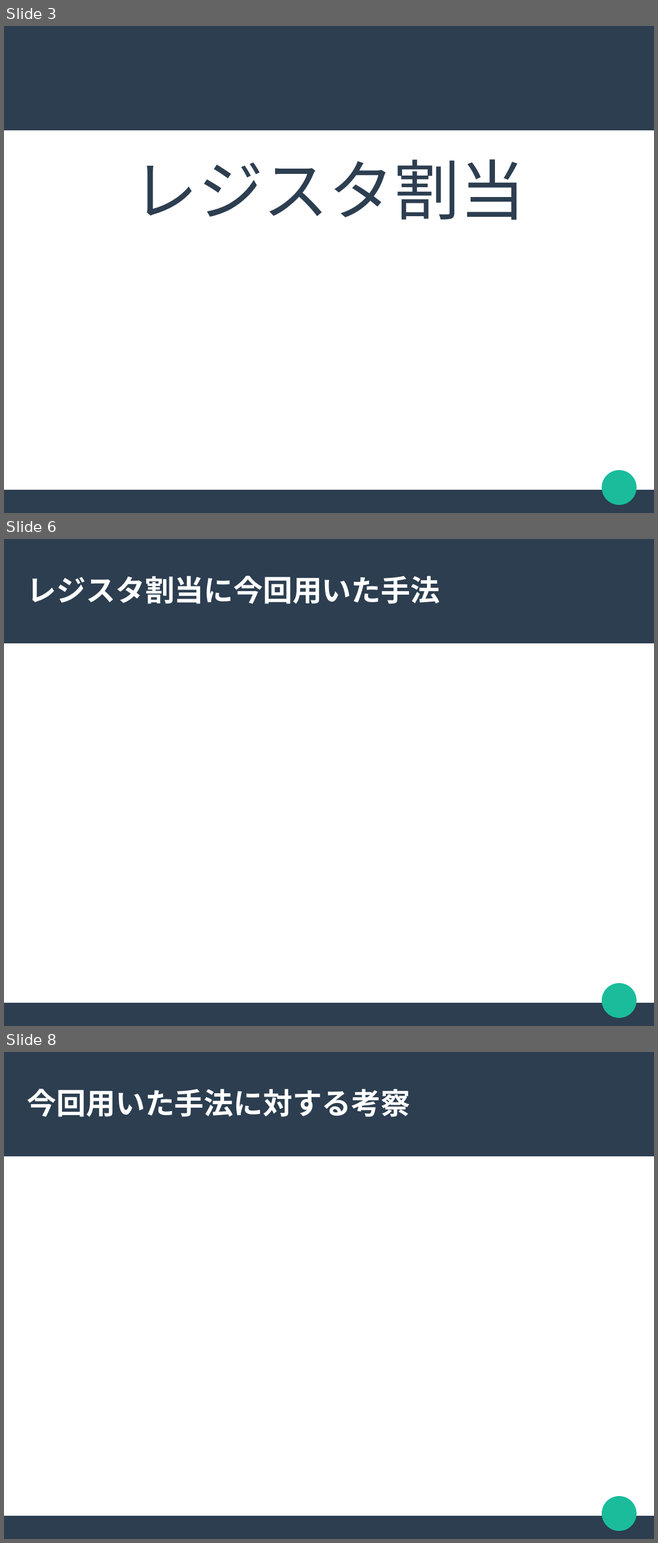
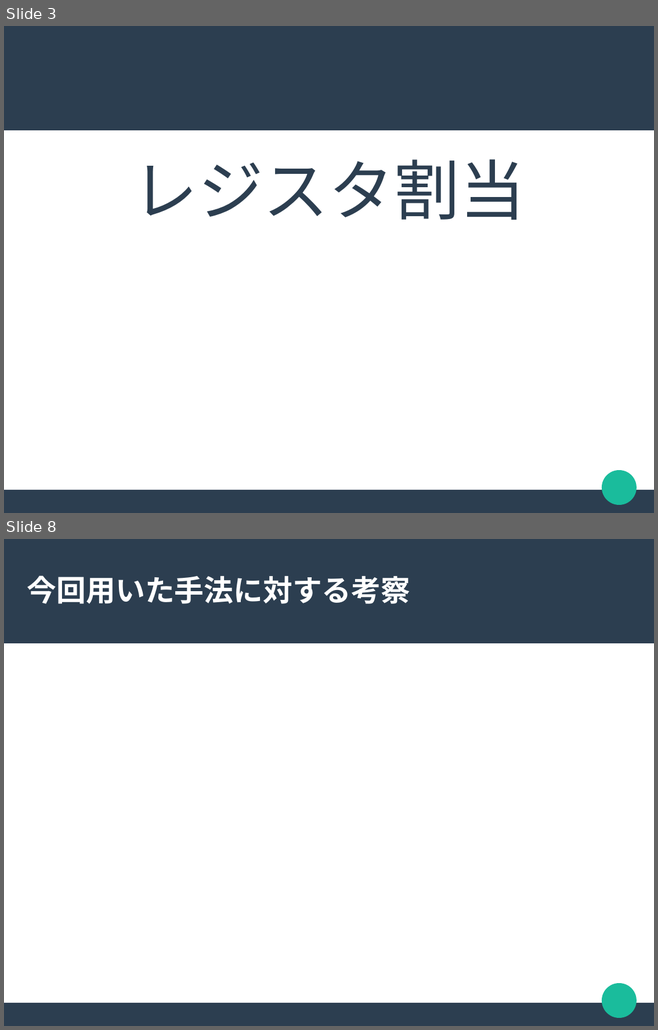
Before and after one commit to akawashiro/hml, a slide deck: hml.odp. Shown one above the other, each under a label of ours: slides 3, 6 and 8 before the commit, slides 3 and 8 after it; the slides between them are not shown. The pictures are 658x1543 and 658x1030 pixels, drawn with LibreOffice and Linux fonts; fonts in the diff are those of the drawing. Boxes give left, top, right and bottom in pixels: in the first picture for what was removed or moved away, otherwise in the second. Text is boxed around its words. In the diff, an @@ line names an element or a change of style, - is before the commit and + after.

```diff
--- a/hml.odp
+++ b/hml.odp
@@ slide 6 removed at [4,539,654,1026], background #FFFFFF; not listed: 3 template elements that a slide beside it also shows @@
@@ title removed at [27,576,440,604] @@
-レジスタ割当に今回用いた手法
```
Also in this commit, not shown: 3 slides changed, 2 slides added, 1 other slide removed.
